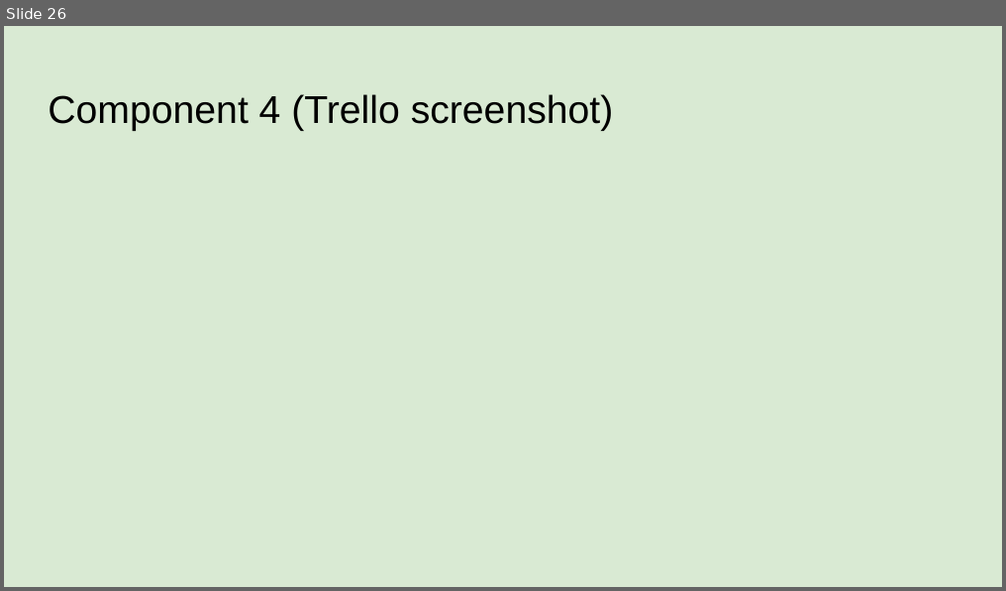
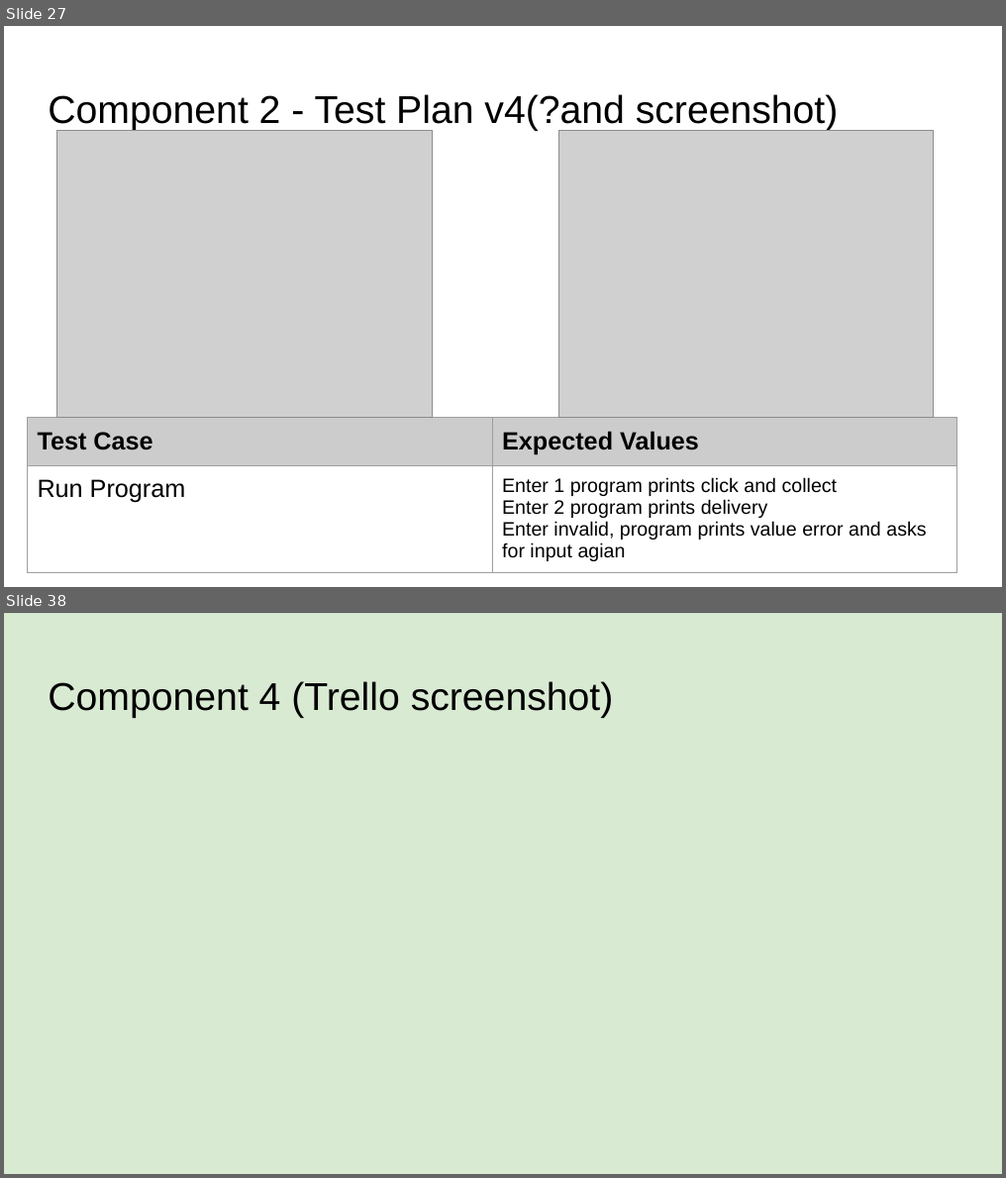
Before and after one commit to Dannel10/Burger_Bot, a slide deck: Dannel Rajesh - 000_91896 _ 91897 Documentation - 1026292.pptx. Shown one above the other, each under a label of ours: slide 26 before the commit, slides 27 and 38 after it; the slides between them are not shown. The pictures are 1006x591 and 1006x1178 pixels, drawn with LibreOffice and Linux fonts; fonts in the diff are those of the drawing; grey boxes stand for pictures. Boxes give left, top, right and bottom in pixels: in the first picture for what was removed or moved away, otherwise in the second. Text is boxed around its words. In the diff, an @@ line names an element or a change of style, - is before the commit and + after.

Commit message:
Finished component 3
Completed Component 3 Click and Collect information v1,v2, v3, v4
Improved code for not blank code repeated code

```diff
--- a/Dannel Rajesh - 000_91896 _ 91897 Documentation - 1026292.pptx
+++ b/Dannel Rajesh - 000_91896 _ 91897 Documentation - 1026292.pptx
@@ slide 27 added at (x1=4, y1=26, x2=1002, y2=587), background #FFFFFF @@
@@ title added at (x1=48, y1=94, x2=839, y2=131), 28 pt, text #000000 @@
+Component 2 - Test Plan v4(?and screenshot)
@@ picture added at (x1=56, y1=131, x2=432, y2=417) @@
@@ picture added at (x1=558, y1=131, x2=934, y2=417) @@
@@ table added at (x1=27, y1=418, x2=957, y2=580), 2 rows, 2 columns @@
+Test Case | Expected Values
+Run Program | Enter 1 program prints click and collect / Enter 2 program prints delivery / Enter invalid, program prints value error and asks for input agian
@@ what was slide 26 is now slide 38 @@
```
Also in this commit, not shown: 5 slides changed, 11 other slides added, 7 other files.
